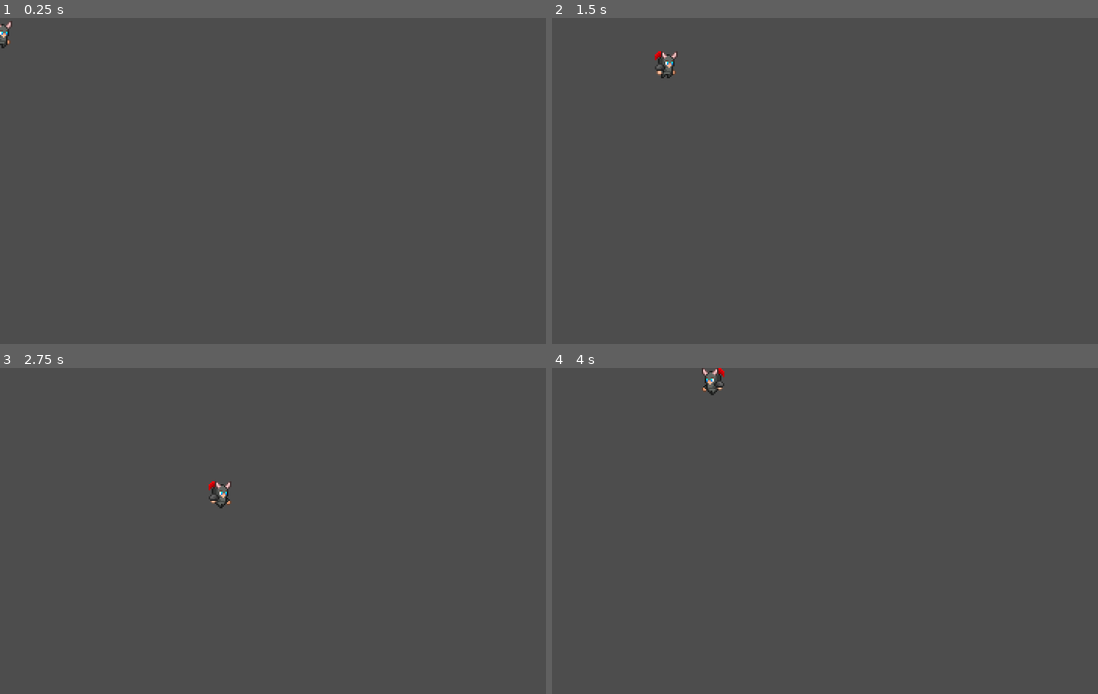
Above: before the commit, frames 1-4 (two rows, left to right).
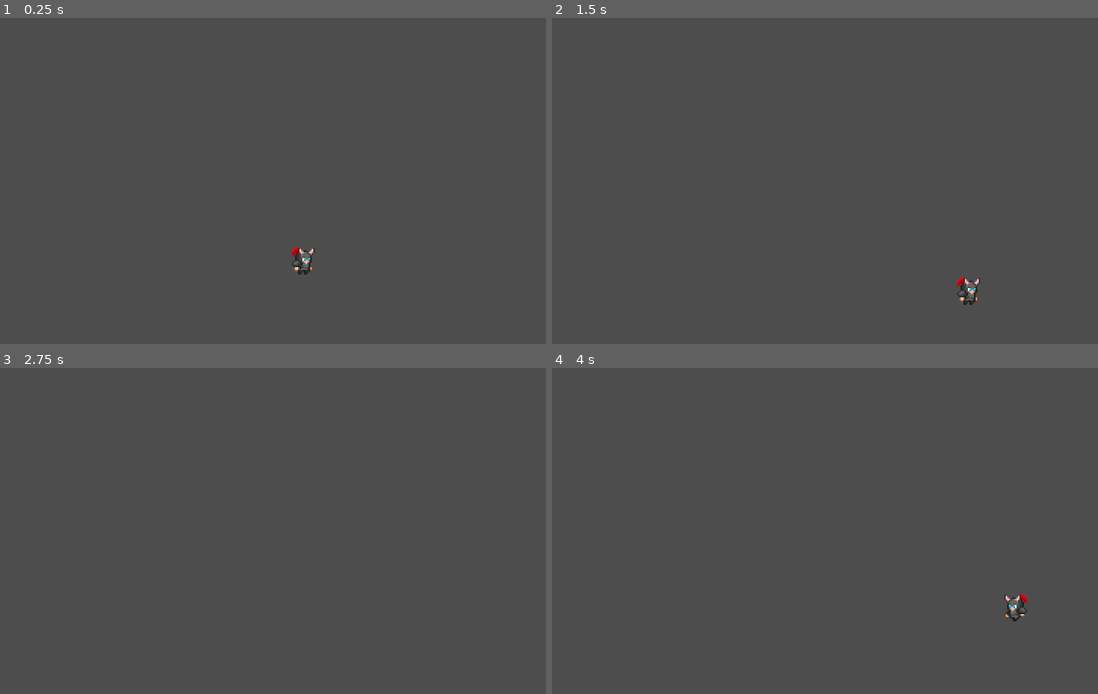
Above: after the commit, the same moments.

Repository: przybyla/Omega
Game: Godot game, scene res://Scenes/player.tscn
Two runs of this game, one before a commit and one after it. Both use one fixed random seed, a clock stepped at 60 frames per second and the inputs below.
Inputs:
- Up to frame 1 (0.25 s): no input
- Up to frame 2 (1.5 s): tap Enter at 0.5 s; hold D (right) 0.53-1.28 s; hold S (down) from 1.28 s (still down)
- Up to frame 3 (2.75 s): release S (down) at 2.03 s; hold D (right) from 2.03 s (still down)
- Up to frame 4 (4 s): release D (right) at 2.78 s; hold W (up) 2.78-3.53 s; hold A (left) from 3.53 s (still down)

The runs differ from the first frame. In frame 1, 0.3% of the frame differs, in the area x 0-58%, y 0-79%; in frame 2, 0.4%, in the area x 18-79%, y 10-88%; in frame 3, 0.2%; in frame 4, 0.4%.

Commit message:
updated default player position

Diff:
--- a/Scenes/player.tscn
+++ b/Scenes/player.tscn
@@ -386,6 +386,7 @@
 size = Vector2(15, 20)
 
 [node name="Player" type="CharacterBody2D"]
+position = Vector2(200, 150)
 script = ExtResource("1_ifgse")
 
 [node name="AnimatedSprite2D" type="AnimatedSprite2D" parent="."]
